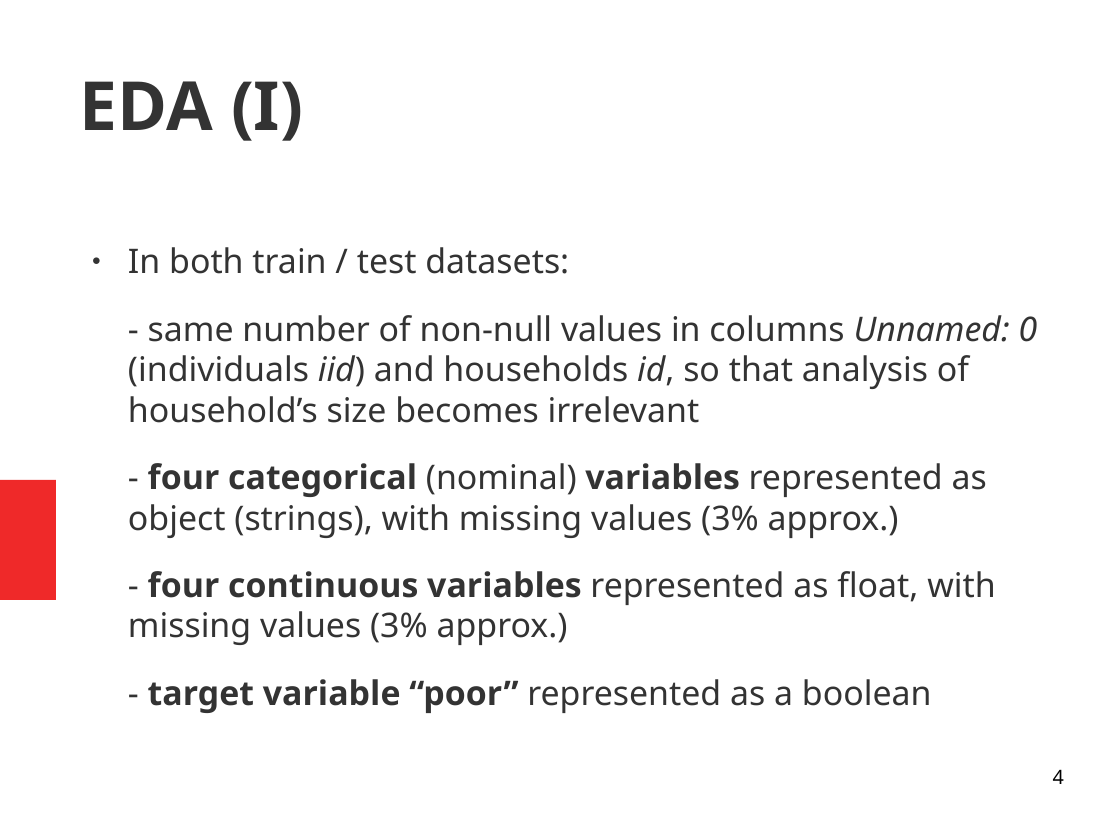
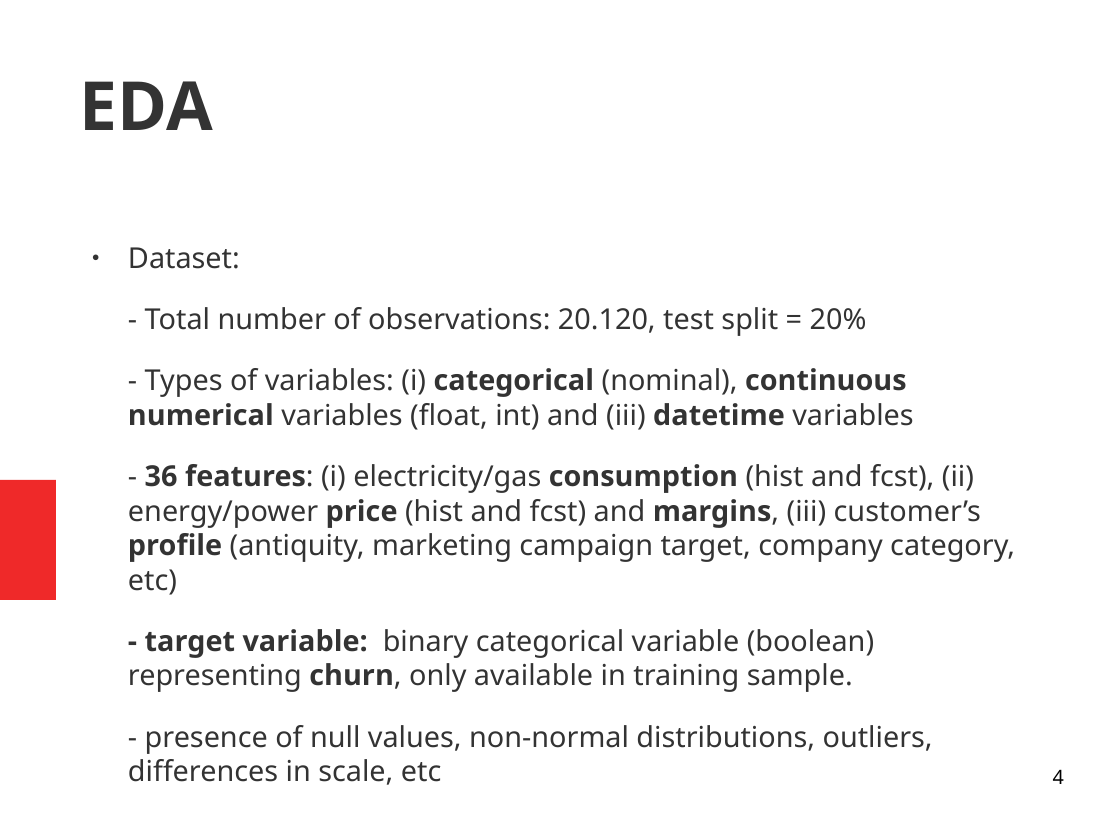
Before and after one commit to isabelpuche/Marketing_Analytics, a slide deck: slide 4 of ppt_100421.odp. Drawn at 1120x840 pixels with LibreOffice and Linux fonts; fonts in the diff are those of the drawing. Boxes give left, top, right and bottom in pixels: in the first picture for what was removed or moved away, otherwise in the second. Text is boxed around its words. In the diff, an @@ line names an element or a change of style, - is before the commit and + after.

Commit message:
power point

```diff
--- a/ppt_100421.odp
+++ b/ppt_100421.odp
@@ title at box(80, 81, 213, 130): text changed @@
-EDA (I)
+EDA
@@ text at box(128, 247, 1015, 785): text changed; size 24 to 20.4 pt @@
-● In both train / test datasets:
-- same number of non-null values in columns Unnamed: 0 (individuals iid) and households id, so that analysis of household’s size becomes irrelevant
-- four categorical (nominal) variables represented as object (strings), with missing values (3% approx.)
-- four continuous variables represented as float, with missing values (3% approx.)
-- target variable “poor” represented as a boolean
+● Dataset:
+- Total number of observations: 20.120, test split = 20%
+- Types of variables: (i) categorical (nominal), continuous numerical variables (float, int) and (iii) datetime variables
+- 36 features: (i) electricity/gas consumption (hist and fcst), (ii) energy/power price (hist and fcst) and margins, (iii) customer’s profile (antiquity, marketing campaign target, company category, etc)
+- target variable: binary categorical variable (boolean) representing churn, only available in training sample.
+- presence of null values, non-normal distributions, outliers, differences in scale, etc
```
Also in this commit, not shown: 1 other slide changed, 11 slides added, 10 slides removed, 3 other files.
